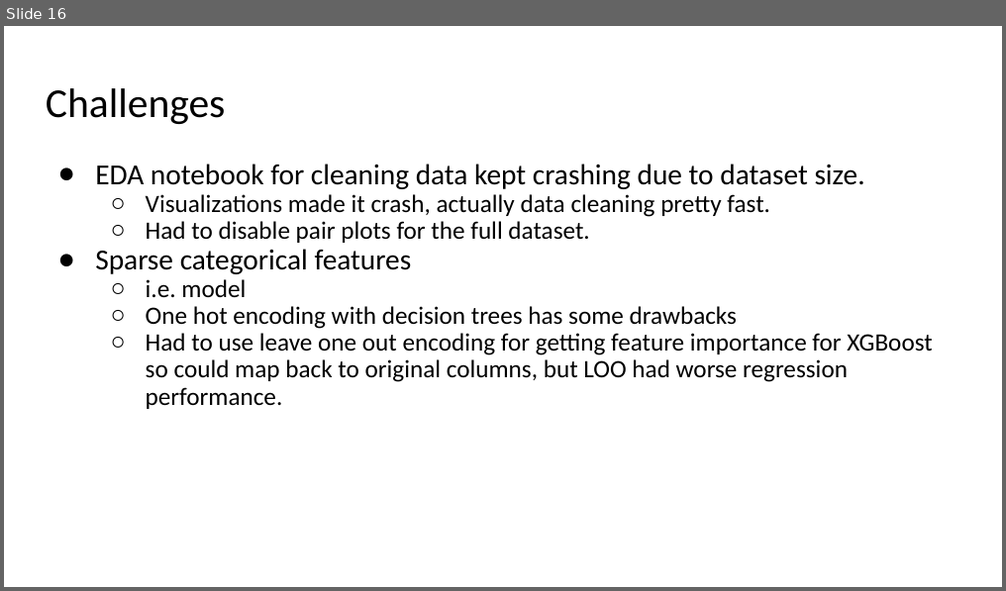
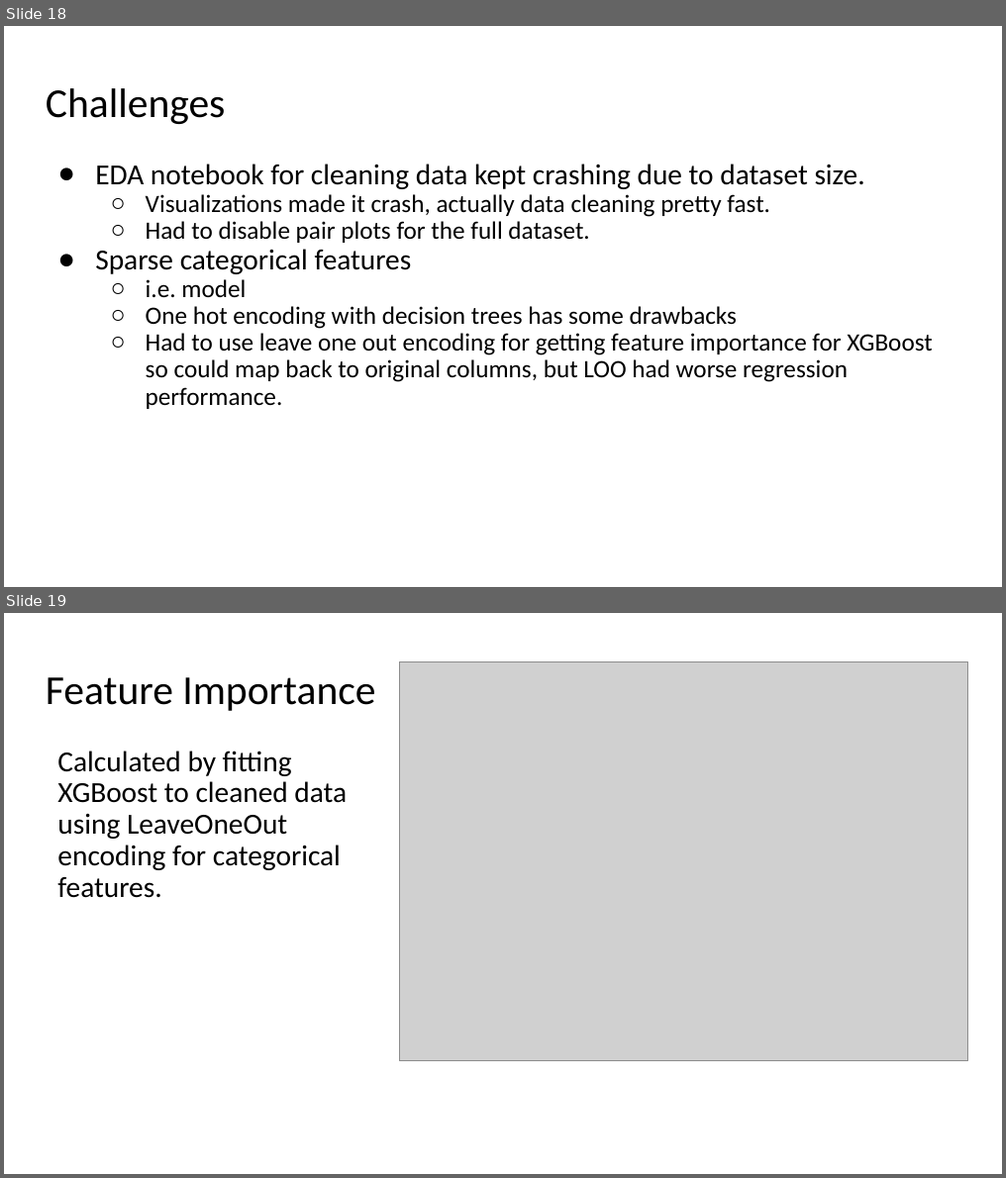
Before and after one commit to ranton256/used_car_sale_price_analysis, a slide deck: DSCI521_rna63_final_project_pres.pptx. Shown one above the other, each under a label of ours: slide 16 before the commit, slides 18 and 19 after it. The pictures are 1006x591 and 1006x1178 pixels, drawn with LibreOffice and Linux fonts; fonts in the diff are those of the drawing; grey boxes stand for pictures; background and template pictures are left out. Boxes give left, top, right and bottom in pixels: in the first picture for what was removed or moved away, otherwise in the second. Text is boxed around its words. In the diff, an @@ line names an element or a change of style, - is before the commit and + after.

```diff
--- a/DSCI521_rna63_final_project_pres.pptx
+++ b/DSCI521_rna63_final_project_pres.pptx
@@ slide 19 added at (4, 613, 1002, 1174), background #FFFFFF @@
@@ picture added at (399, 662, 968, 1061) @@
@@ title added at (46, 677, 375, 711), 39.6 pt, text #000000 @@
+Feature Importance
@@ text added at (57, 751, 347, 898), 28 pt, text #000000 @@
+Calculated by fitting XGBoost to cleaned data using LeaveOneOut encoding for categorical features.
@@ what was slide 16 is now slide 18 @@
```
Also in this commit, not shown: 3 slides changed, 5 other slides added, 2 slides removed, 3 other files.
